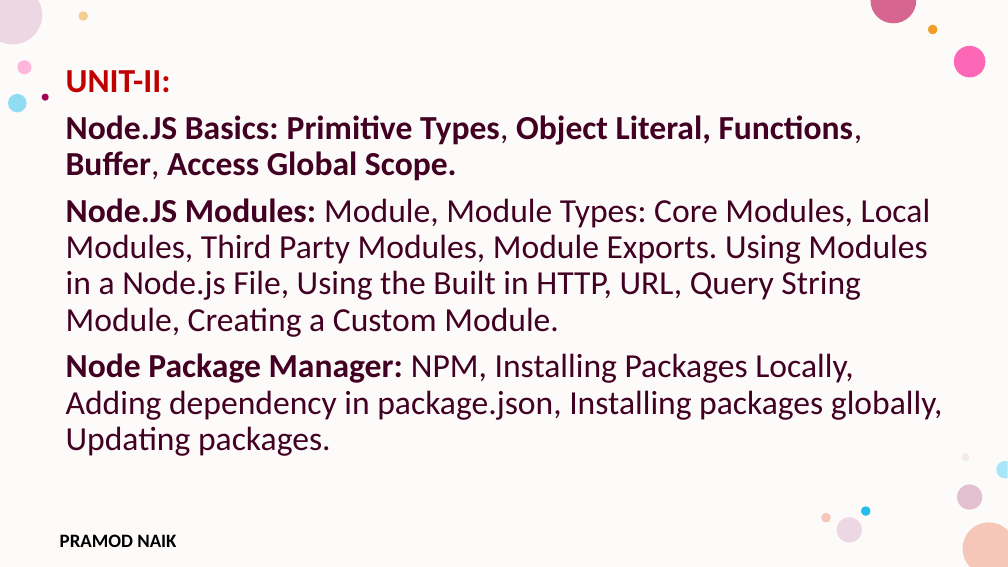
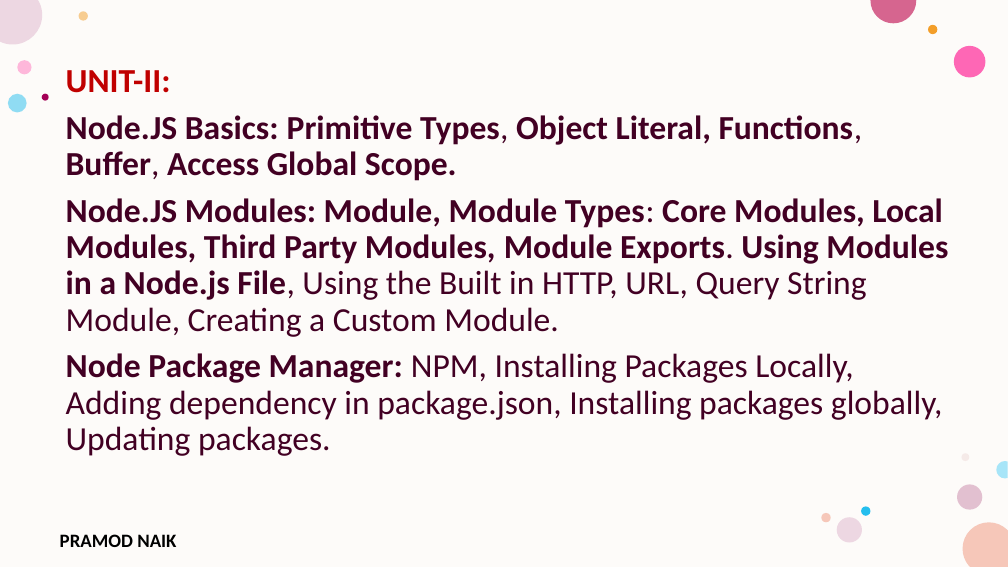
Before and after one commit to PRAMOD-VISHNU-NAIK/MCA-3rd-Sem-Srinivas-College, a slide deck: slide 39 of Theory CLass Notes/Unit-2.pptx (slide 28 before the commit). Drawn at 1008x567 pixels with LibreOffice and Linux fonts; fonts in the diff are those of the drawing; background and template pictures are left out. Boxes give left, top, right and bottom in pixels: in the first picture for what was removed or moved away, otherwise in the second. Text is boxed around its words. In the diff, an @@ line names an element or a change of style, - is before the commit and + after.

Commit message:
Node.js Modules Updated.

```diff
--- a/Theory CLass Notes/Unit-2.pptx
+++ b/Theory CLass Notes/Unit-2.pptx
@@ text at [66,198,948,337]: bold on in "Module, Module Types: Core Modules, Local Modules, ..." @@
```
Also in this commit, not shown: 2 other slides changed, 13 slides added.
